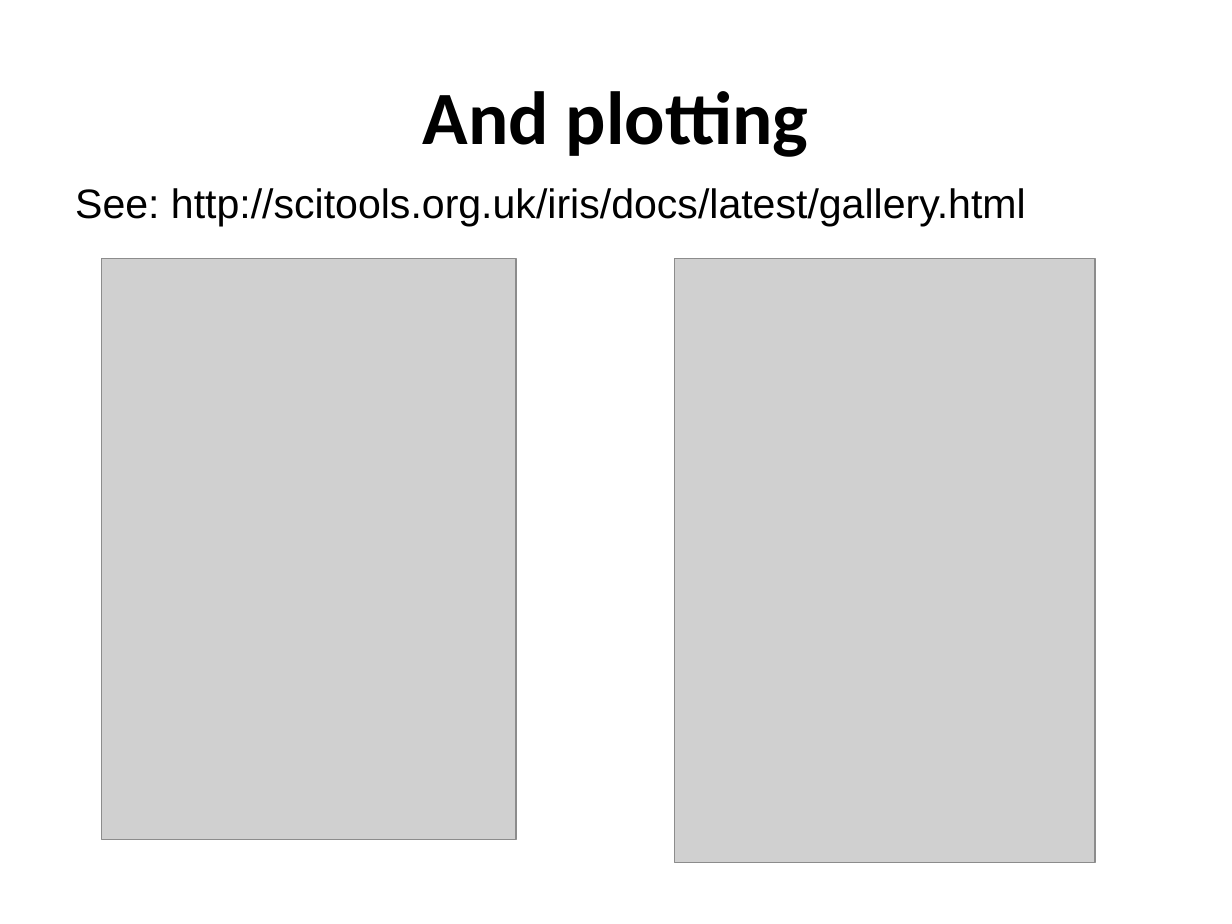
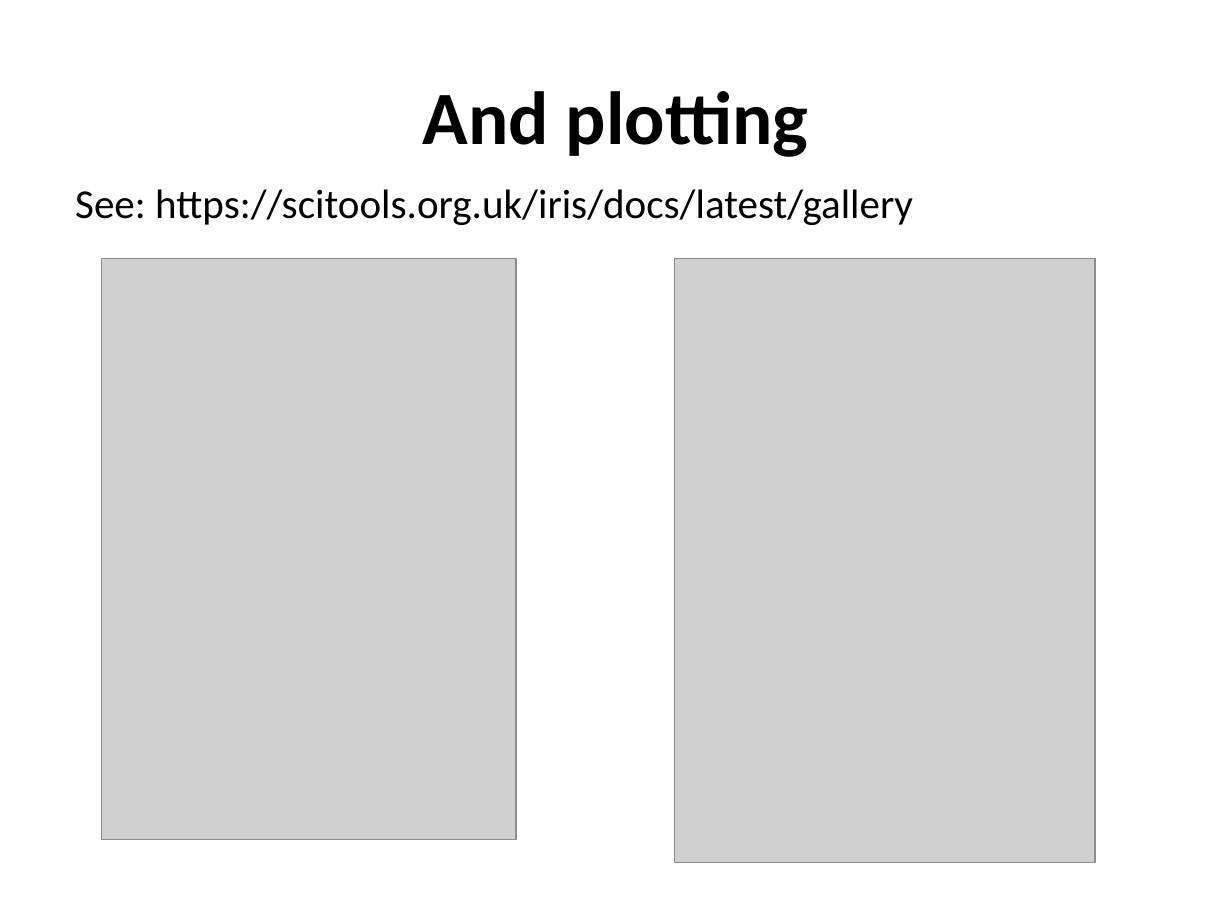
Before and after one commit to ncasuk/ncas-isc, a slide deck: slide 18 of python/presentations/data_tools/01_iris.ppt. Drawn at 1232x924 pixels with LibreOffice and Linux fonts; fonts in the diff are those of the drawing; grey boxes stand for pictures; background and template pictures are left out. Boxes give left, top, right and bottom in pixels: in the first picture for what was removed or moved away, otherwise in the second. Text is boxed around its words. In the diff, an @@ line names an element or a change of style, - is before the commit and + after.

```diff
--- a/python/presentations/data_tools/01_iris.ppt
+++ b/python/presentations/data_tools/01_iris.ppt
@@ text at (75,189,913,225): text changed; font Arial to Calibri @@
-See: http://scitools.org.uk/iris/docs/latest/gallery.html
+See: https://scitools.org.uk/iris/docs/latest/gallery
```
Also in this commit, not shown: 15 other slides changed, 1 slide added, 1 slide removed, 1 other file.
